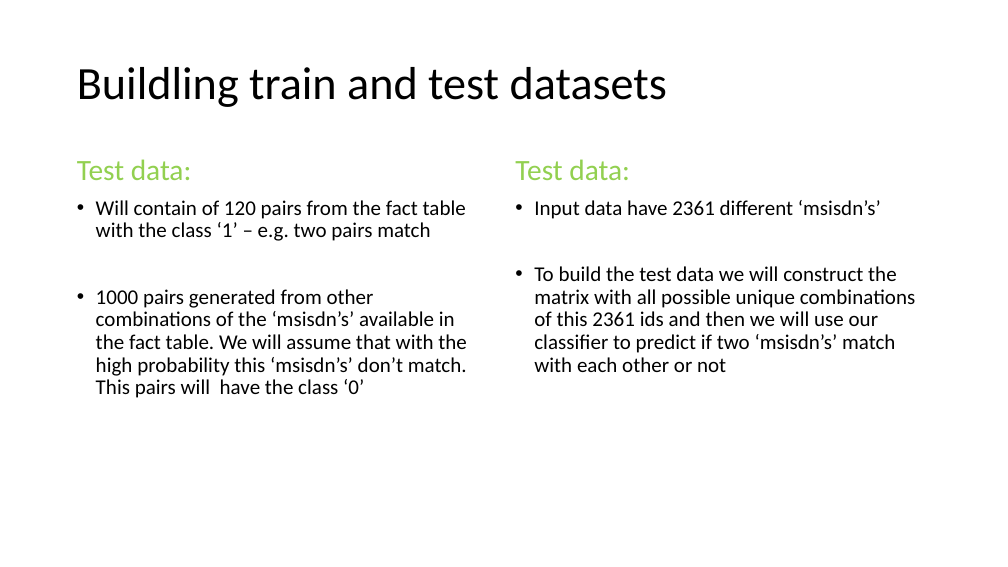
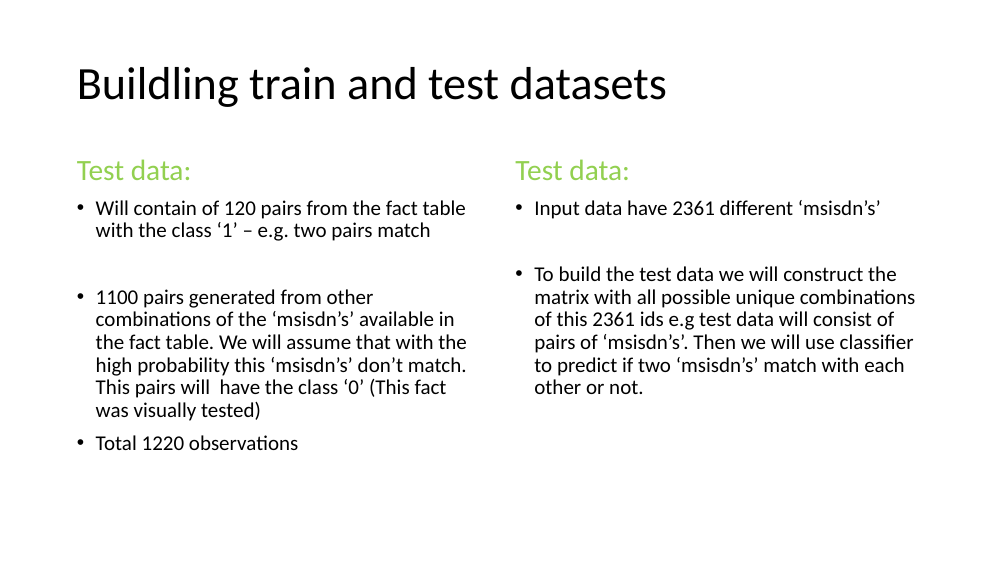
Before and after one commit to Sirorezka/Telecom_project, a slide deck: slide 12 of my_ppt.pptx. Drawn at 1008x567 pixels with LibreOffice and Linux fonts; fonts in the diff are those of the drawing. Boxes give left, top, right and bottom in pixels: in the first picture for what was removed or moved away, otherwise in the second. Text is boxed around its words. In the diff, an @@ line names an element or a change of style, - is before the commit and + after.

```diff
--- a/my_ppt.pptx
+++ b/my_ppt.pptx
@@ text at [534,266,915,394]: text changed @@
-• To build the test data we will construct the matrix with all possible unique combinations of this 2361 ids and then we will use our classifier to predict if two ‘msisdn’s’ match with each other or not
+• To build the test data we will construct the matrix with all possible unique combinations of this 2361 ids e.g test data will consist of pairs of ‘msisdn’s’. Then we will use classifier to predict if two ‘msisdn’s’ match with each other or not.
@@ text at [96,289,467,450]: text changed @@
-• 1000 pairs generated from other combinations of the ‘msisdn’s’ available in the fact table. We will assume that with the high probability this ‘msisdn’s’ don’t match. This pairs will have the class ‘0’
+• 1100 pairs generated from other combinations of the ‘msisdn’s’ available in the fact table. We will assume that with the high probability this ‘msisdn’s’ don’t match. This pairs will have the class ‘0’ (This fact was visually tested)
+• Total 1220 observations
```
Also in this commit, not shown: 9 other slides changed, 2 slides added, 1 slide removed, 10 other files.
